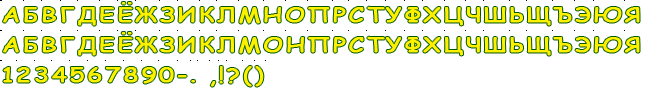
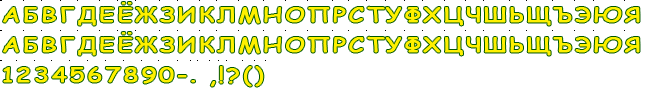
The second 648 × 89 image is a revision of the first. Changes to its layers:
painted on "АБВГДЕЁЖЗИКЛМНОПРСТУФХЦЧШЬЩЪЭЮ" over [264, 37, 305, 53]
hid "Слой 1" over [263, 36, 306, 54]
